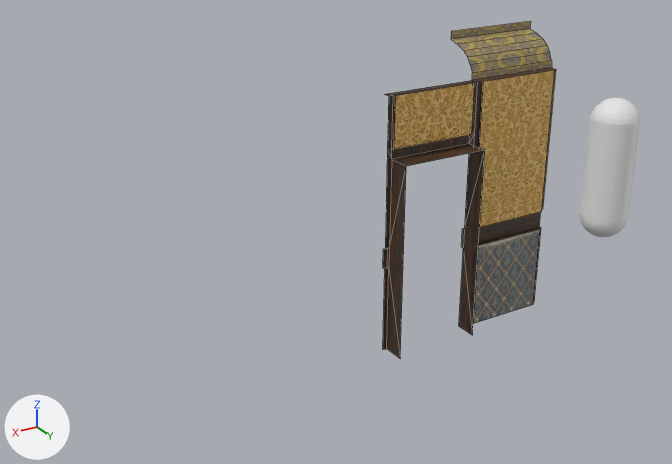
A saved change to the Blender file Blender/wall/Wall.blend.
Camera for both pictures: a camera (50 mm lens) standing at (6.56, 6.67, 4.75) and looking at (2.1, -0.77, 1.04). Arrows for +X, +Y and +Z are at lower left; the lights stay in place. Mesh edges are drawn as thin lines on the coarser meshes.

Before the edit, the objects in view are built like this:
```python
me_plane_001 = bpy.data.meshes.new('Plane.001')
me_plane_001.from_pydata(...)  # 4 vertices, 1 face; spans x 0.05..0.95, y 0.0, z 2.1..2.6
me_plane_001.materials.append(mat_wallpaper_1_png)  # picture img_wallpaper_1_png
me_plane_006 = bpy.data.meshes.new('Plane.006')
me_plane_006.from_pydata(...)  # 4 vertices, 1 face; spans x 0.05..0.95, y 0.0, z 1.1..2.6
me_plane_006.materials.append(mat_wallpaper_1_png)  # picture img_wallpaper_1_png
me_plane_007 = bpy.data.meshes.new('Plane.007')
me_plane_007.from_pydata(...)  # 30 vertices, 21 faces; spans x 0.0..1.0, y -0.1..0.0, z 0.0..2.6
me_plane_007.materials.append(mat_wood_png)  # picture img_wood_png
ob_wall_1_upper = bpy.data.objects.new('wall_1_upper', me_plane_006)
ob_wall_1_upper.location = (0.0, 0.0, 0.0)
ob_wall_1_wood = bpy.data.objects.new('wall_1_wood', me_plane_007)
ob_wall_1_wood.location = (0.0, 0.0, 0.0)
ob_wall_2_upper = bpy.data.objects.new('wall_2_upper', me_plane_001)
ob_wall_2_upper.location = (1.0, 0.0, 0.0)
# also in view: 'wall_2_wood' at (1.5, 0.05, 1.3); 'Sphere' at (-2.0, -1.0, 0.9); 'wall_1_bottom' at (0.5, 0.0, 0.45); 'wall_1_top' at (0.5, -0.28, 2.8)
```
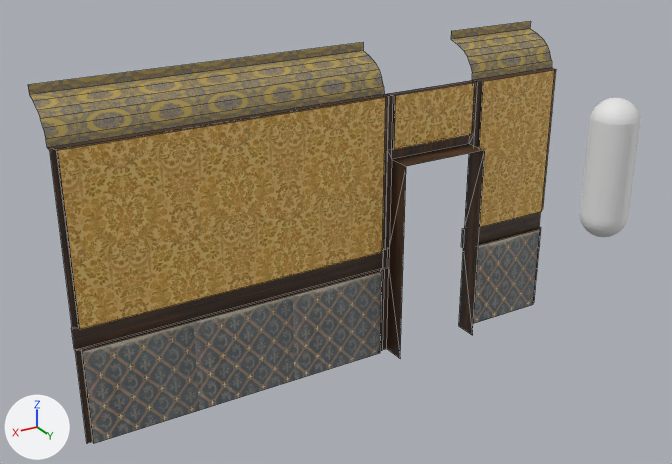
Edits to the bpy script that builds the scene:
```text
Add me_plane_000:
    me_plane_000.from_pydata(...)  # 30 vertices, 21 faces; spans x 0.0..3.0, y -0.1..0.0, z 0.0..2.6
    me_plane_000.materials.append(mat_wood_png)  # picture img_wood_png
Add me_plane_002:
    me_plane_002.from_pydata(...)  # 4 vertices, 1 face; spans x 0.05..2.95, y 0.0, z 0.0..0.9
    me_plane_002.materials.append(mat_wallpaper_2_png)  # picture img_wallpaper_2_png
Add me_plane_005:
    me_plane_005.from_pydata(...)  # 4 vertices, 1 face; spans x 0.05..2.95, y 0.0, z 1.1..2.6
    me_plane_005.materials.append(mat_wallpaper_1_png)  # picture img_wallpaper_1_png
Add me_plane_008:
    me_plane_008.from_pydata(...)  # 16 vertices, 7 faces; spans x 0.0..3.0, y -0.46..-0.1, z 2.6..3.0
    me_plane_008.materials.append(mat_wallpaper_3_png)  # picture img_wallpaper_3_png
Add ob_wall_3_wood:
    ob_wall_3_wood = bpy.data.objects.new('wall_3_wood', me_plane_000)
    ob_wall_3_wood.location = (2.0, 0.0, 0.0)
Add ob_wall_3_bottom:
    ob_wall_3_bottom = bpy.data.objects.new('wall_3_bottom', me_plane_002)
    ob_wall_3_bottom.location = (2.0, 0.0, 0.0)
Add ob_wall_3_upper:
    ob_wall_3_upper = bpy.data.objects.new('wall_3_upper', me_plane_005)
    ob_wall_3_upper.location = (2.0, 0.0, 0.0)
Add ob_wall_3_top:
    ob_wall_3_top = bpy.data.objects.new('wall_3_top', me_plane_008)
    ob_wall_3_top.location = (2.0, 0.0, 0.0)
```

Location of each change, (x1, y1, x2, y2) in pixels of the pictures (672 x 464 px):
'wall_3_upper', added (brown): after (58, 97, 386, 329)
'wall_3_bottom', added: after (82, 271, 382, 444)
'wall_3_top', added (brown): after (28, 42, 384, 148)
'wall_3_wood', added (brown): after (48, 94, 389, 444)
